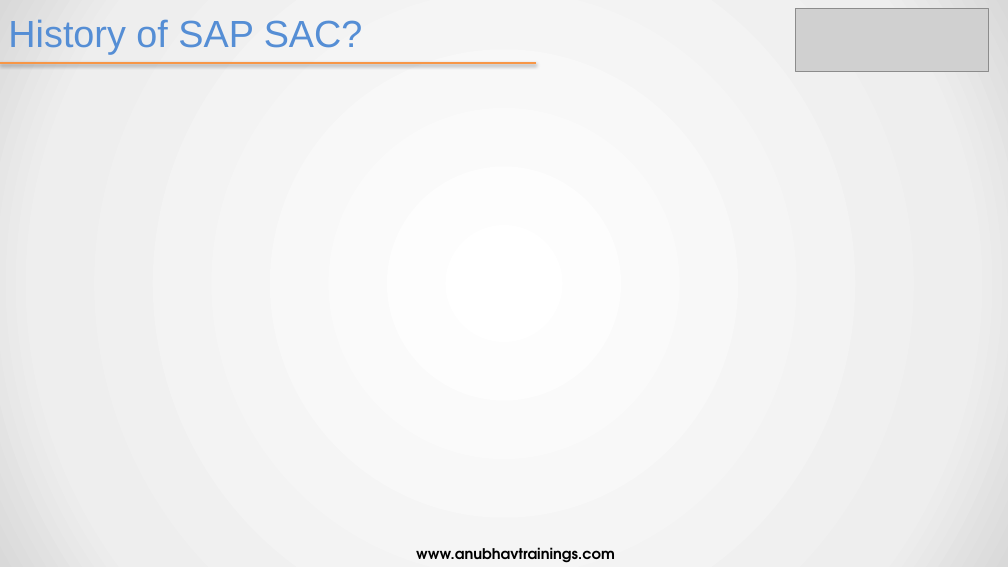
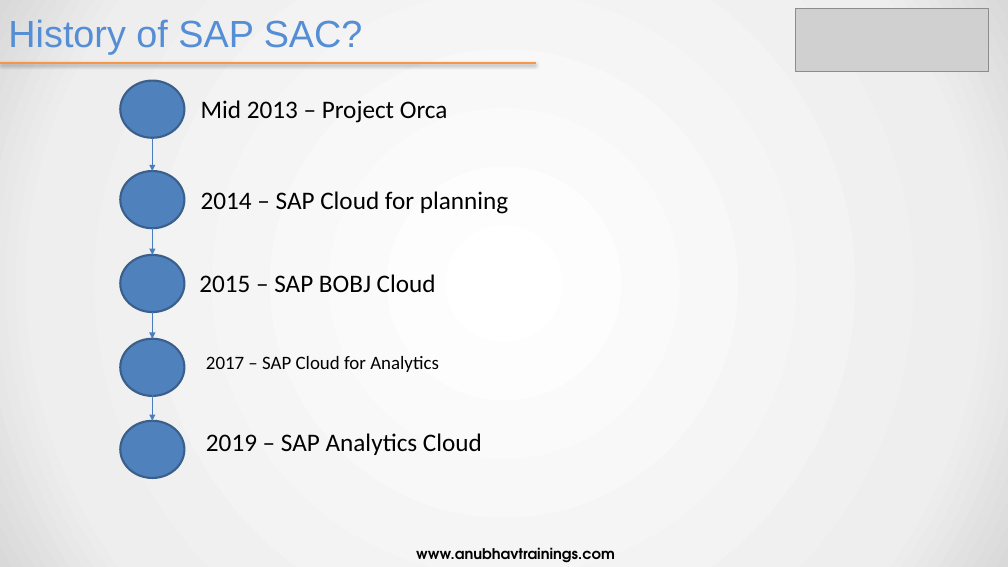
Before and after one commit to soyuztechnologies/SAC_SaamaTechnologies, a slide deck: slide 11 of day 1/SAC_Training Day 1.pptx. Drawn at 1008x567 pixels with LibreOffice and Linux fonts; fonts in the diff are those of the drawing; grey boxes stand for pictures. Boxes give left, top, right and bottom in pixels: in the first picture for what was removed or moved away, otherwise in the second. Text is boxed around its words. In the diff, an @@ line names an element or a change of style, - is before the commit and + after.

```diff
--- a/day 1/SAC_Training Day 1.pptx
+++ b/day 1/SAC_Training Day 1.pptx
@@ ellipse added at (120, 81, 185, 138), fill #4F81BD, outline #3A5F8C 2 pt @@
@@ text added at (201, 100, 448, 123), 24 pt, text #000000 @@
+Mid 2013 – Project Orca
@@ arrow added from (153, 138) to (153, 171), #4B7EBC 0.75 pt @@
@@ ellipse added at (120, 171, 185, 228), fill #4F81BD, outline #3A5F8C 2 pt @@
@@ text added at (201, 191, 508, 214), 24 pt, text #000000 @@
+2014 – SAP Cloud for planning
@@ arrow added from (153, 228) to (153, 255), #4B7EBC 0.75 pt @@
@@ ellipse added at (120, 255, 185, 312), fill #4F81BD, outline #3A5F8C 2 pt @@
@@ text added at (199, 274, 436, 293), 24 pt, text #000000 @@
+2015 – SAP BOBJ Cloud
@@ arrow added from (153, 312) to (153, 339), #4B7EBC 0.75 pt @@
@@ ellipse added at (120, 339, 185, 396), fill #4F81BD, outline #3A5F8C 2 pt @@
@@ text added at (206, 356, 439, 372), 18 pt, text #000000 @@
+2017 – SAP Cloud for Analytics
@@ arrow added from (153, 394) to (153, 421), #4B7EBC 0.75 pt @@
@@ ellipse added at (120, 421, 185, 479), fill #4F81BD, outline #3A5F8C 2 pt @@
@@ text added at (206, 433, 482, 455), 24 pt, text #000000 @@
+2019 – SAP Analytics Cloud
```
Also in this commit, not shown: 2 other slides changed, 2 other files.
